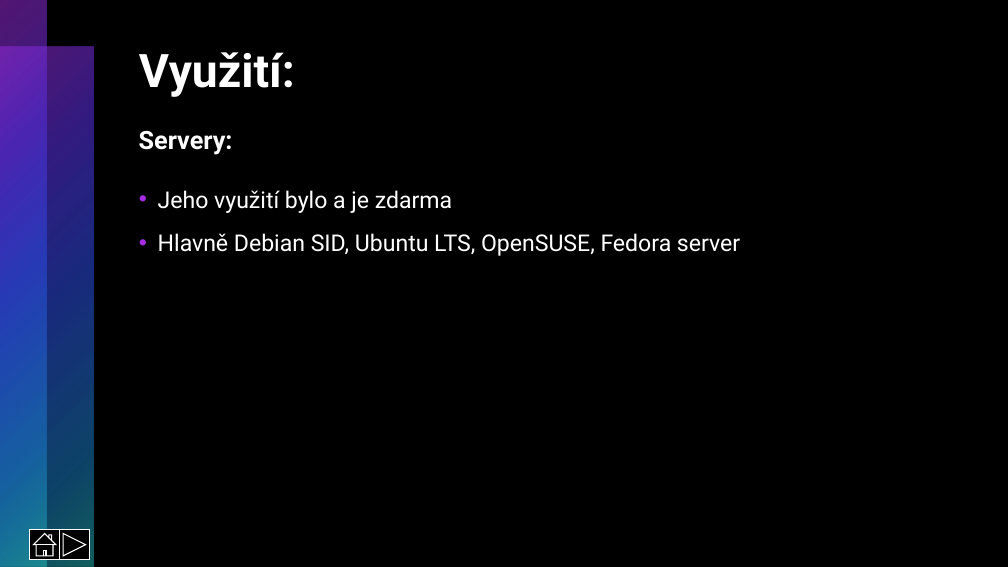
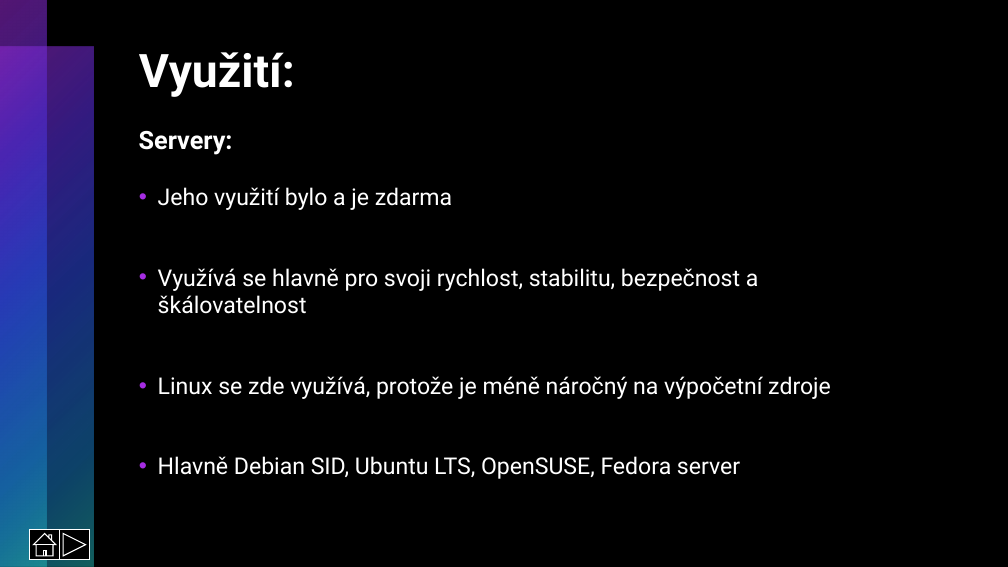
Before and after one commit to RadRoz12/Linux, a slide deck: slide 8 of Linux.pptx. Drawn at 1008x567 pixels with LibreOffice and Linux fonts; fonts in the diff are those of the drawing. Boxes give left, top, right and bottom in pixels: in the first picture for what was removed or moved away, otherwise in the second. Text is boxed around its words. In the diff, an @@ line names an element or a change of style, - is before the commit and + after.

```diff
--- a/Linux.pptx
+++ b/Linux.pptx
@@ text at (158, 187, 740, 479): line spacing 1.1 to 1 @@
@@ text at (158, 268, 831, 399): paragraphs added @@
+• Využívá se hlavně pro svoji rychlost, stabilitu, bezpečnost a škálovatelnost
+• Linux se zde využívá, protože je méně náročný na výpočetní zdroje
```
Also in this commit, not shown: 8 other slides changed, 2 slides added, 1 other file.
